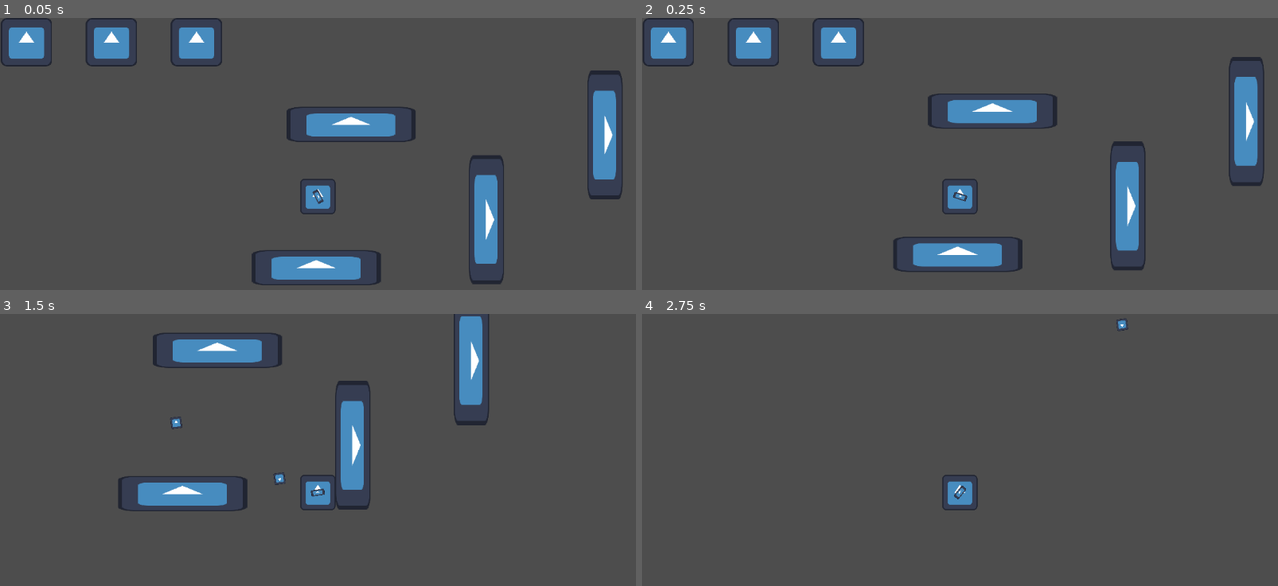
Above: before the commit, frames 1-4 (two rows, left to right).
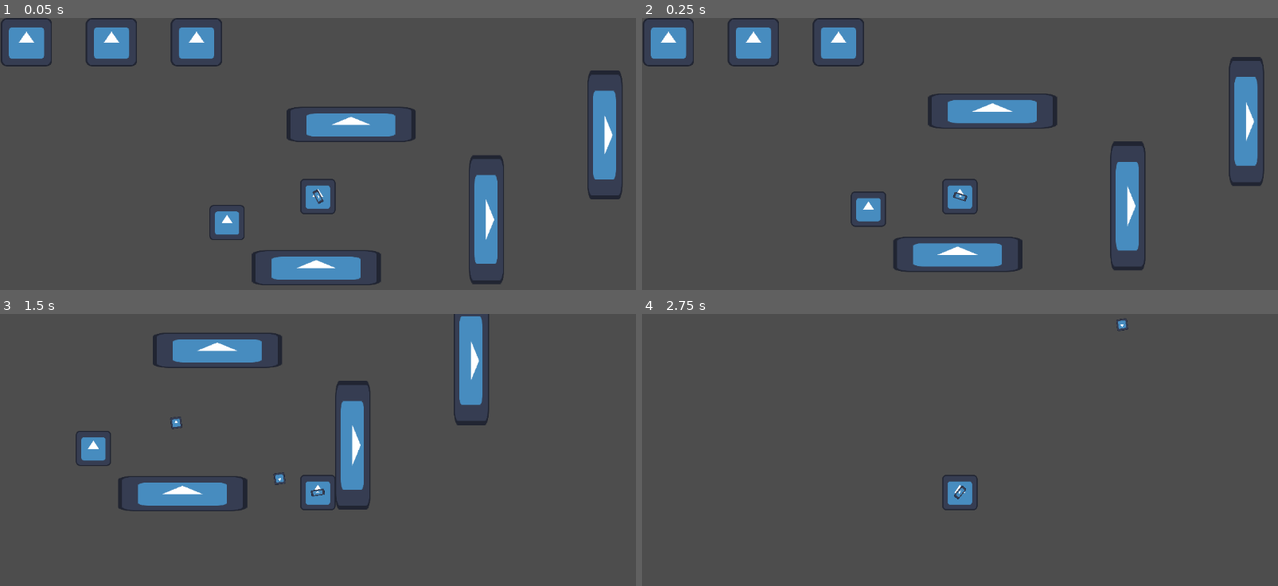
Above: after the commit, the same moments.

Repository: Sn0wy8/Haven
Game: Godot game, scene res://Scenes/main.tscn
Two runs of this game, one before a commit and one after it. Both use one fixed random seed, a clock stepped at 60 frames per second and the inputs below. The engine's default icon, where the game draws it, is replaced by a stand-in: a white triangle on a blue panel in a dark square.
Inputs (mouse positions are in pixels of both pictures, inside the frame that each line leads up to):
- Up to frame 1 (0.05 s): no input
- Up to frame 2 (0.25 s): no input
- Up to frame 3 (1.5 s): move the mouse to (457, 474) at 0.52 s; hold D (RIGHT) from 0.53 s (still down); click (457, 474) at 0.6 s; tap W (UP) at 0.77 s; move the mouse to (190, 509) at 1.27 s; click (190, 509) at 1.35 s
- Up to frame 4 (2.75 s): tap W (UP) at 1.52 s; move the mouse to (1023, 414) at 2.02 s; release D (RIGHT) at 2.03 s; hold A (LEFT) from 2.03 s (still down); click (1023, 414) at 2.1 s

The runs differ from the first frame. In frame 1, 0.4% of the frame differs, in the area x 32-39%, y 68-82%; in frame 2, 0.5%, in the area x 32-39%, y 63-77%; in frame 3, 0.4%; in frame 4, nothing differs.

Commit message:
heath

Diff:
--- a/haven/Scenes/main.tscn
+++ b/haven/Scenes/main.tscn
@@ -3,6 +3,7 @@
 [ext_resource type="PackedScene" uid="uid://b4locmxaumksb" path="res://Scenes/player.tscn" id="1_ig7tw"]
 [ext_resource type="PackedScene" uid="uid://ceu31quos2umr" path="res://Scenes/platform.tscn" id="2_0xm2m"]
 [ext_resource type="PackedScene" uid="uid://b5ki2hegdeobu" path="res://Scenes/breakable_platform.tscn" id="3_h2yge"]
+[ext_resource type="PackedScene" uid="uid://su2tlgsxnnsm" path="res://Scenes/damage_test.tscn" id="4_jjvhh"]
 
 [node name="main" type="Node2D" unique_id=11614573]
 
@@ -30,3 +31,6 @@
 position = Vector2(425, -80)
 collision_layer = 3
 collision_mask = 3
+
+[node name="damage test" parent="." unique_id=669301743 instance=ExtResource("4_jjvhh")]
+position = Vector2(146, 276)
